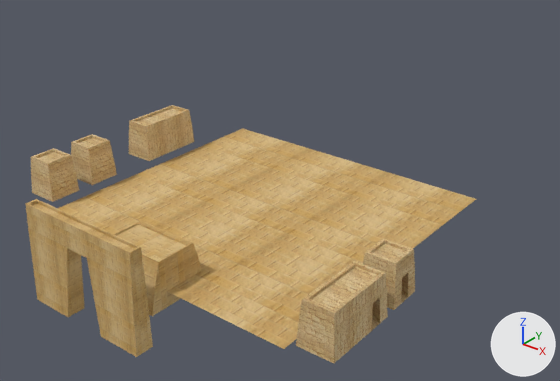
Before and after pictures for a commit that changed the OBJ model Assets/StreamingAssets/Egyptian/Models/Pyramid.obj.
Camera for both pictures: a 50 mm camera at (1.045, -1.222, 0.79) aimed at (0.095, -0.035, 0.054). Every picture has the same lights, and +X, +Y and +Z are marked at lower right. Where no turn or scale is listed for an object, it has been applied to the vertices. Vertices at the same position are counted once.

The older version as bpy lines, for what is in view:
```python
ob_cube = bpy.data.objects.new('Cube', me_cube)
ob_cube.location = (0.0, 0.0, 0.0)
ob_cube_001 = bpy.data.objects.new('Cube.001', me_cube_001)
ob_cube_001.location = (0.0, 0.0, 0.0)
ob_cube_002 = bpy.data.objects.new('Cube.002', me_cube_002)
ob_cube_002.location = (0.0, 0.0, 0.0)
ob_cube_003 = bpy.data.objects.new('Cube.003', me_cube_003)
ob_cube_003.location = (0.0, 0.0, 0.0)
ob_cube_004 = bpy.data.objects.new('Cube.004', me_cube_004)
ob_cube_004.location = (0.0, 0.0, 0.0)
ob_cube_005 = bpy.data.objects.new('Cube.005', me_cube_005)
ob_cube_005.location = (0.0, 0.0, 0.0)
ob_cube_012_cube_013 = bpy.data.objects.new('Cube.012_Cube.013', me_cube_012_cube_013)
ob_cube_012_cube_013.location = (0.0, 0.0, 0.0)
ob_cube_022_cube_024 = bpy.data.objects.new('Cube.022_Cube.024', me_cube_022_cube_024)
ob_cube_022_cube_024.location = (0.0, 0.0, 0.0)
```
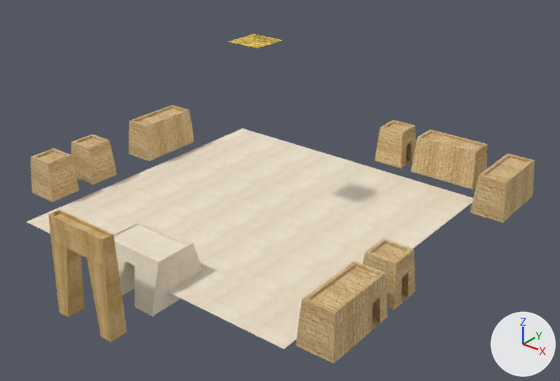
Boxes [x1, y1, x2, y2] around the edits, measured in the pictures (560 x 381 px; the box of a moved part takes in the faces that stretch with it):
'Cube', recoloured, surface changed (brown to white)
    both: [27, 128, 476, 349]
'Cube.012_Cube.013', reshaped (38% narrower, 16% shorter)
    before: [25, 199, 153, 357]
    after: [48, 209, 127, 342]
'Cube.001', recoloured
    both: [114, 221, 202, 316]
'Cube.006', added (brown)
    after: [411, 130, 487, 189]
'Cube.007', added (brown)
    after: [470, 154, 535, 223]
'Cube.008', added (brown)
    after: [375, 120, 416, 168]
'Cube.009', added
    after: [228, 34, 281, 48]
part 1 of me_cube, surface changed (brown to white)
    before: [27, 128, 476, 349]
    after: [27, 128, 473, 349]
part 2 of me_cube_012_cube_013, moved or reshaped
    before: [87, 230, 153, 357]
    after: [87, 230, 127, 342]
part 3 of me_cube_012_cube_013, moved or reshaped
    before: [25, 199, 68, 317]
    after: [48, 209, 68, 317]

Patch to the scene script:
```diff
--- a/Assets/StreamingAssets/Egyptian/Models/Pyramid.obj.py
+++ b/Assets/StreamingAssets/Egyptian/Models/Pyramid.obj.py
@@ mat_none @@
 mat_none = principled_material('None')
-mat_none.texture = img_cheapegyptianbrick_png
+mat_none.texture = img_egyptian_gold_png
 mat_none.roughness = 1.0
@@ me_cube @@
 me_cube.from_pydata(...)  # 5 vertices, 1 face; spans x -0.365..0.374, y -0.374..0.366, z -0.036..0.409
-me_cube.materials.append(mat_none_egyptianbrick_png)  # picture img_egyptianbrick_png
+# me_cube part 1: texture (UV) coordinates of 1 of 1 face, centred in x 0.005, y -0.004, z -0.036, changed; they spanned u -1.0..2.0, v -1.0..2.0 and now span u -2.61..3.61, v -2.61..3.61
+me_cube.materials.append(mat_none_egyptian_white_png)  # picture img_egyptian_white_png
@@ me_cube_001 @@
 me_cube_001.from_pydata(...)  # 40 vertices, 38 faces; spans x -0.0607..0.0878, y -0.415..-0.2698, z -0.071..0.0367
-me_cube_001.materials.append(mat_none_egyptianbrick_png_001)  # picture img_egyptianbrick_png
+me_cube_001.materials.append(mat_none_egyptian_white_png)  # picture img_egyptian_white_png
@@ me_cube_005 @@
 me_cube_005.from_pydata(...)  # 44 vertices, 42 faces; spans x 0.394..0.474, y -0.367..-0.197, z -0.024..0.071
-me_cube_005.materials.append(mat_none)  # picture img_cheapegyptianbrick_png
+me_cube_005.materials.append(mat_none_cheapegyptianbrick_png_001)  # picture img_cheapegyptianbrick_png
@@ me_cube_012_cube_013 @@
 me_cube_012_cube_013.from_pydata(...)  # 40 vertices, 38 faces; spans x -0.131..0.158, y -0.517..-0.478, z -0.071..0.138
+# me_cube_012_cube_013 part 2: all 10 vertices in x 0.152..0.158, y -0.517..-0.478, z -0.071..0.138 are scaled about their middle by (0.519, 1, 1), then moved by (-0.068, 0.0, 0.0)
+# me_cube_012_cube_013 part 3: all 10 vertices in x -0.131..-0.125, y -0.517..-0.478, z -0.071..0.138 are scaled about their middle by (0.519, 1, 1), then moved by (0.068, 0.0, 0.0)
 me_cube_012_cube_013.materials.append(mat_none_egyptianbrick_png_001)
@@ me_cube_022_cube_024 @@
 me_cube_022_cube_024.from_pydata(...)  # 44 vertices, 42 faces; spans x -0.4572..-0.3779, y -0.2911..-0.2118, z -0.0241..0.0706
-me_cube_022_cube_024.materials.append(mat_none)  # picture img_cheapegyptianbrick_png
+me_cube_022_cube_024.materials.append(mat_none_cheapegyptianbrick_png_001)  # picture img_cheapegyptianbrick_png
@@ ob_cube_009 @@
+ob_cube_009 = bpy.data.objects.new('Cube.009', me_cube_009)  # 5 vertices, 1 face; spans x -0.036..0.0454, y -0.0447..0.0367, z 0.3624..0.4114; in mat_none (picture img_egyptian_gold_png)
+ob_cube_009.location = (0.0, 0.0, 0.0)
@@ ob_cube_008 @@
+ob_cube_008 = bpy.data.objects.new('Cube.008', me_cube_008)  # 44 vertices, 42 faces; spans x 0.0769..0.1562, y 0.3809..0.4602, z -0.0241..0.0706; in mat_none_cheapegyptianbrick_png_001 (picture img_cheapegyptianbrick_png)
+ob_cube_008.location = (0.0, 0.0, 0.0)
@@ ob_cube_007 @@
+ob_cube_007 = bpy.data.objects.new('Cube.007', me_cube_007)  # 44 vertices, 42 faces; spans x 0.404..0.483, y 0.267..0.437, z -0.024..0.071; in mat_none_cheapegyptianbrick_png_001 (picture img_cheapegyptianbrick_png)
+ob_cube_007.location = (0.0, 0.0, 0.0)
@@ ob_cube_006 @@
+ob_cube_006 = bpy.data.objects.new('Cube.006', me_cube_006)  # 44 vertices, 42 faces; spans x 0.185..0.355, y 0.38..0.46, z -0.024..0.071; in mat_none_cheapegyptianbrick_png_001 (picture img_cheapegyptianbrick_png)
+ob_cube_006.location = (0.0, 0.0, 0.0)
```
